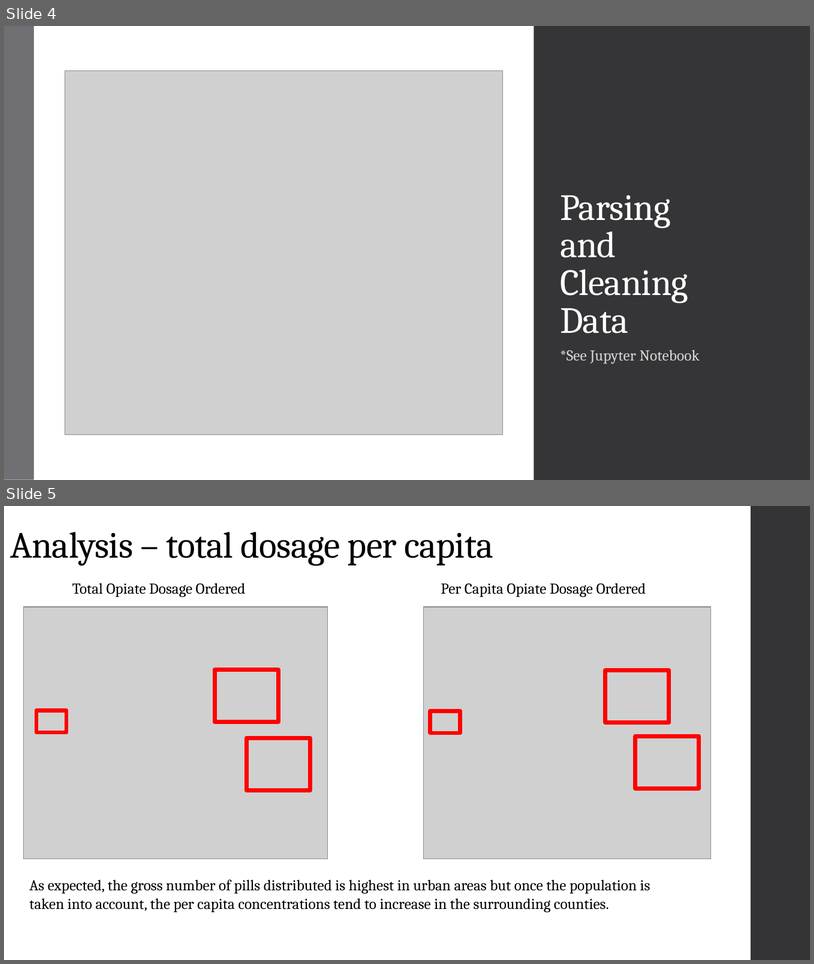
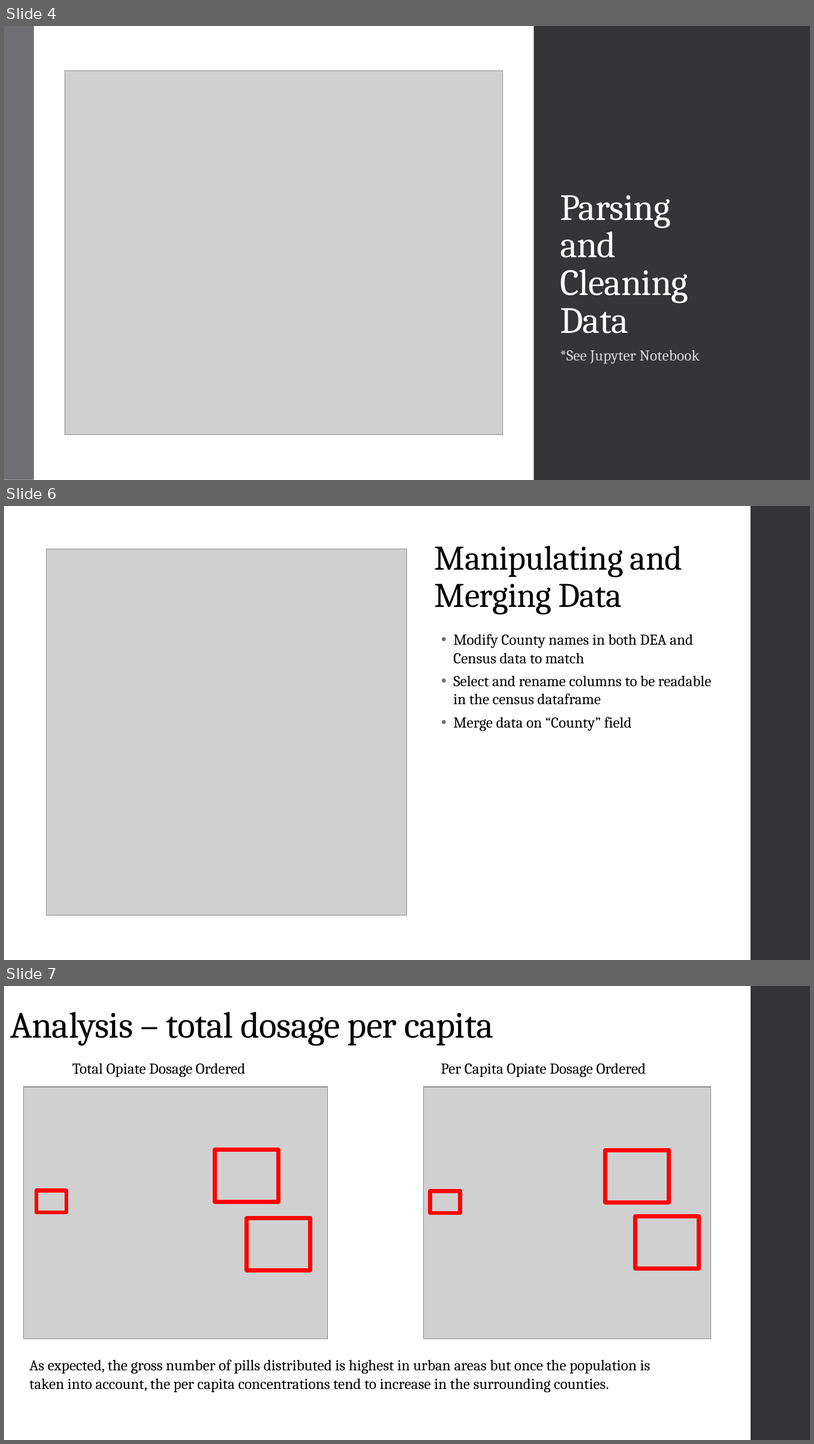
Before and after one commit to wtcarnes/Project-7-, a slide deck: Digging into the DEA.pptx. Shown one above the other, each under a label of ours: slides 4 and 5 before the commit, slides 4, 6 and 7 after it; the slides between them are not shown. The pictures are 814x964 and 814x1444 pixels, drawn with LibreOffice and Linux fonts; fonts in the diff are those of the drawing; grey boxes stand for pictures. Boxes give left, top, right and bottom in pixels: in the first picture for what was removed or moved away, otherwise in the second. Text is boxed around its words. In the diff, an @@ line names an element or a change of style, - is before the commit and + after.

```diff
--- a/Digging into the DEA.pptx
+++ b/Digging into the DEA.pptx
@@ slide 6 added at [4,506,810,960], background #FFFFFF; not listed: 1 template element that a slide beside it also shows @@
@@ rectangle added at [751,506,810,960], fill #353537 at 90% opacity @@
@@ picture added at [47,549,407,915] @@
@@ title added at [435,546,683,615], 41 pt, text #000000 @@
+Manipulating and Merging Data
@@ text added at [453,634,712,731], 18 pt, text #000000 @@
+• Modify County names in both DEA and Census data to match
+• Select and rename columns to be readable in the census dataframe
+• Merge data on “County” field
@@ what was slide 5 is now slide 7 @@
```
Also in this commit, not shown: 4 slides changed, 1 other slide added.
